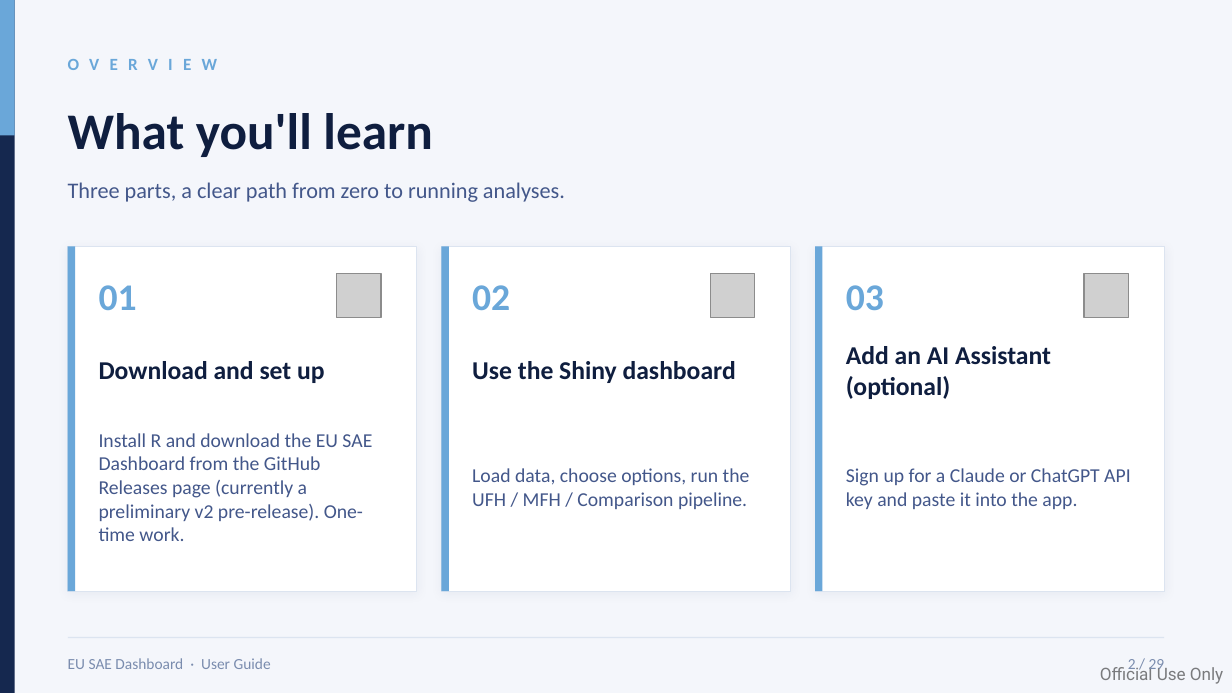
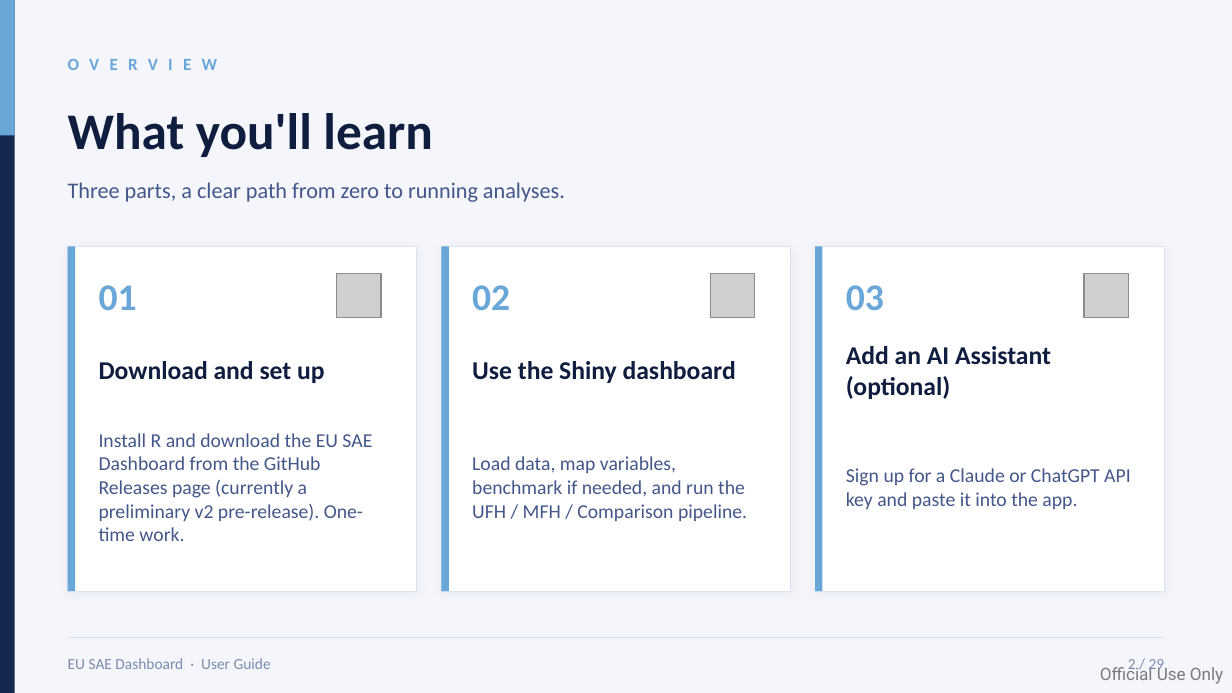
Before and after one commit to Noboyoshida227/EU_SAE_application_package, a slide deck: slide 2 of instructions/EU_SAE_User_Guide_Dashboard_v2.pptx. Drawn at 1232x693 pixels with LibreOffice and Linux fonts; fonts in the diff are those of the drawing; grey boxes stand for pictures. Boxes give left, top, right and bottom in pixels: in the first picture for what was removed or moved away, otherwise in the second. Text is boxed around its words. In the diff, an @@ line names an element or a change of style, - is before the commit and + after.

```diff
--- a/instructions/EU_SAE_User_Guide_Dashboard_v2.pptx
+++ b/instructions/EU_SAE_User_Guide_Dashboard_v2.pptx
@@ text at [472,456,747,521]: text changed @@
-Load data, choose options, run the UFH / MFH / Comparison pipeline.
+Load data, map variables, benchmark if needed, and run the UFH / MFH / Comparison pipeline.
```
Also in this commit, not shown: 24 other slides changed, 3 other files.
